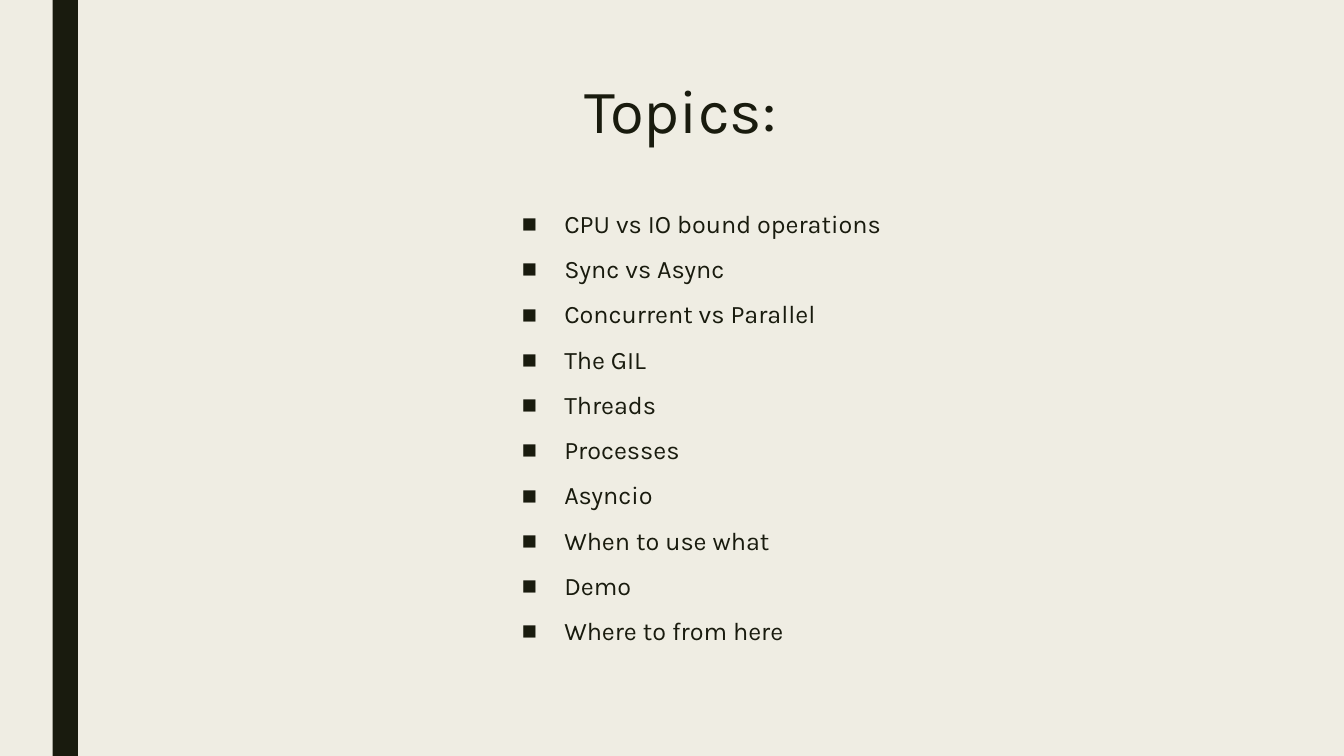
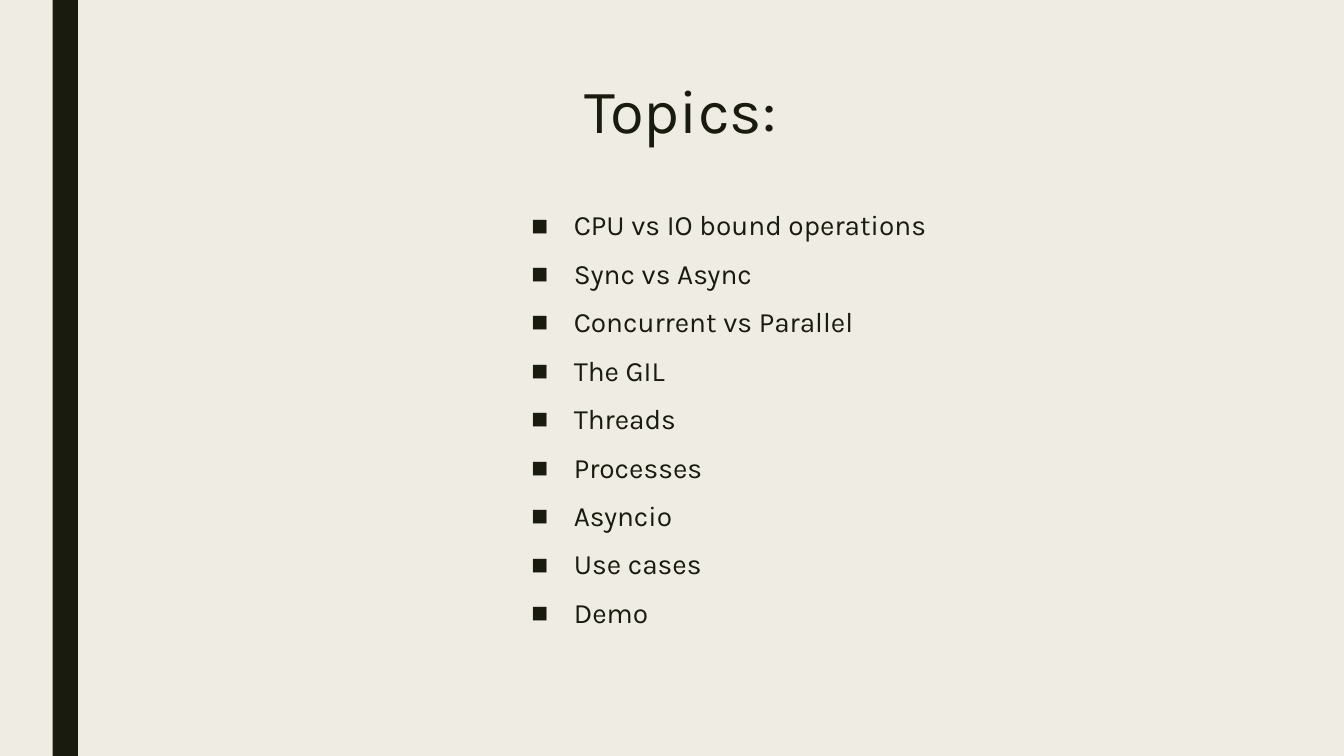
Before and after one commit to bdelate/talk-python-async, a slide deck: slide 2 of slides.pptx. Drawn at 1344x756 pixels with LibreOffice and Linux fonts; fonts in the diff are those of the drawing. Boxes give left, top, right and bottom in pixels: in the first picture for what was removed or moved away, otherwise in the second. Text is boxed around its words. In the diff, an @@ line names an element or a change of style, - is before the commit and + after.

Commit message:
Completed slides, for now.

```diff
--- a/slides.pptx
+++ b/slides.pptx
@@ text "CPU vs IO bound operations": place and size @@
-text "CPU vs IO bound operations" at [564, 215, 881, 641]
+text "CPU vs IO bound operations" at [574, 215, 925, 575]
@@ text at [574, 215, 925, 533]: size 18 to 20 pt @@
@@ text at [574, 556, 702, 575]: text changed; size 18 to 20 pt @@
-■ When to use what
+■ Use cases
@@ text at [564, 622, 783, 641]: paragraph removed @@
-■ Where to from here
```
Also in this commit, not shown: 9 slides added, 1 other file.
